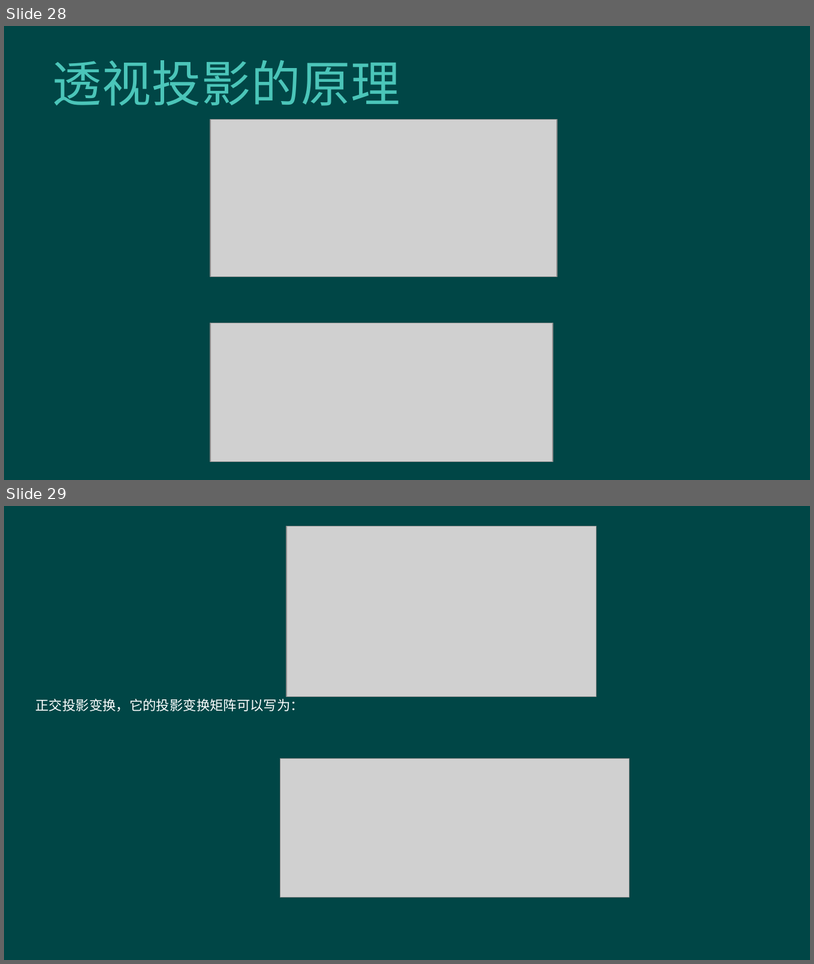
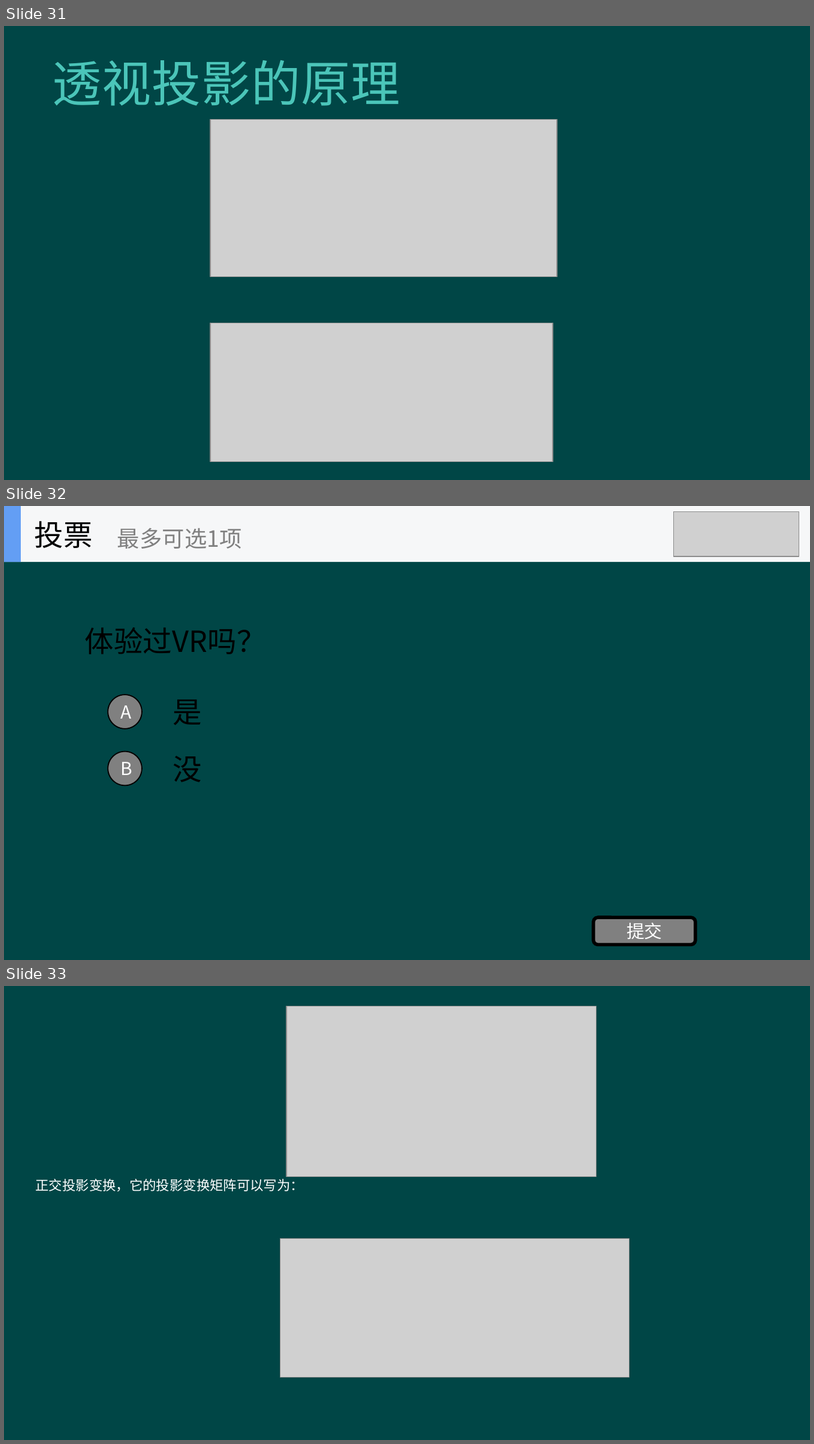
Before and after one commit to hanhonglei/Course_GameEngine, a slide deck: Slides/Principle/2 数学基础/2 数学基础.pptx. Shown one above the other, each under a label of ours: slides 28 and 29 before the commit, slides 31, 32 and 33 after it. The pictures are 814x964 and 814x1444 pixels, drawn with LibreOffice and Linux fonts; fonts in the diff are those of the drawing; grey boxes stand for pictures; background and template pictures are left out. Boxes give left, top, right and bottom in pixels: in the first picture for what was removed or moved away, otherwise in the second. Text is boxed around its words. In the diff, an @@ line names an element or a change of style, - is before the commit and + after.

```diff
--- a/Slides/Principle/2 数学基础/2 数学基础.pptx
+++ b/Slides/Principle/2 数学基础/2 数学基础.pptx
@@ slide 32 added at <box>4,506,810,960</box>, background #004646 @@
@@ picture added at <box>674,511,800,557</box> @@
@@ group added at <box>4,506,810,562</box>: 2 rectangles, 2 texts @@
+投票
+最多可选1项
@@ text added at <box>85,627,266,654</box>, 26 pt, text #000000 @@
+体验过VR吗？
@@ ellipse added at <box>108,694,142,729</box>, fill #808080, outline #000000 1 pt, 16 pt, text #FFFFFF @@
+A
@@ text added at <box>173,699,203,725</box>, 26 pt, text #000000 @@
+是
@@ ellipse added at <box>108,751,142,785</box>, fill #808080, outline #000000 1 pt, 16 pt, text #FFFFFF @@
+B
@@ text added at <box>173,756,203,782</box>, 26 pt, text #000000 @@
+没
@@ rounded rectangle added at <box>593,917,696,945</box>, fill #808080, outline #000000 3 pt, 16 pt, text #FFFFFF @@
+提交
@@ what was slide 28 is now slide 31 @@
@@ what was slide 29 is now slide 33 @@
```
Also in this commit, not shown: 4 other slides added, 18 other files.
